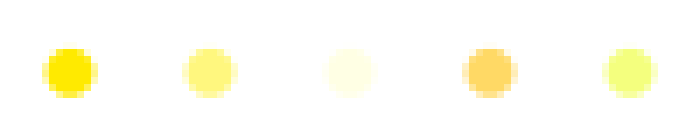
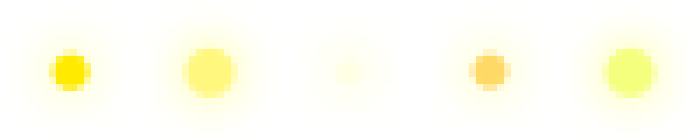
Two versions of the same layered image (700×140). Layer-by-layer changes:
painted on "Shape 1 copy 3" over [462,42,518,98]
painted on "Shape 1 copy 2" over [322,42,378,98]
painted on "Shape 1" over [42,42,98,98]
